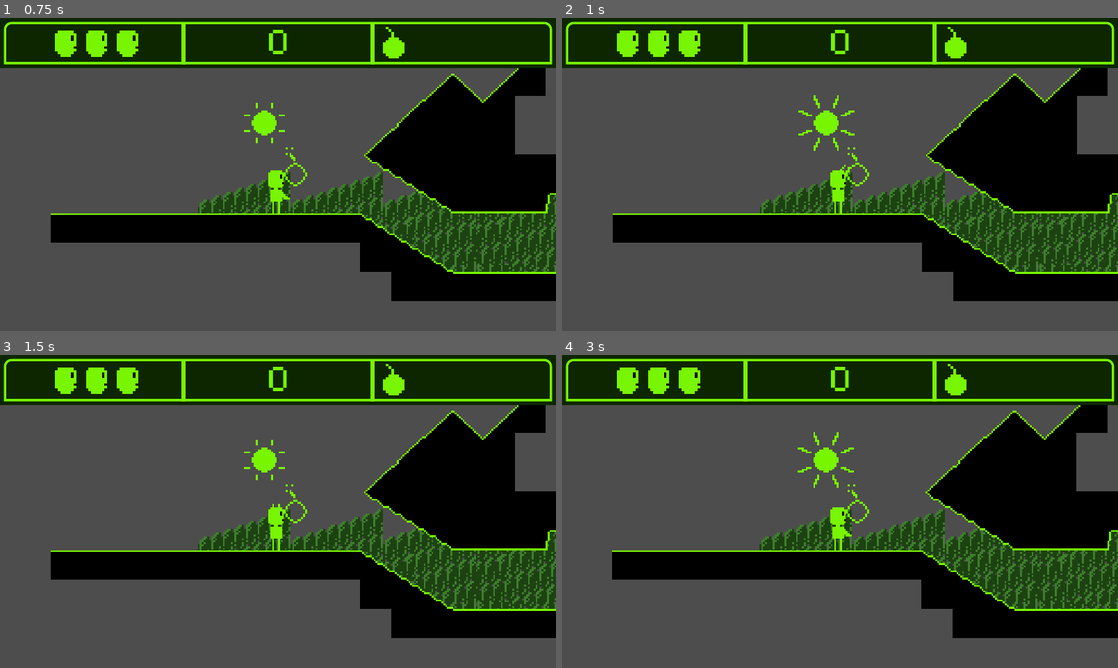
Above: before the commit, frames 1-4 (two rows, left to right).
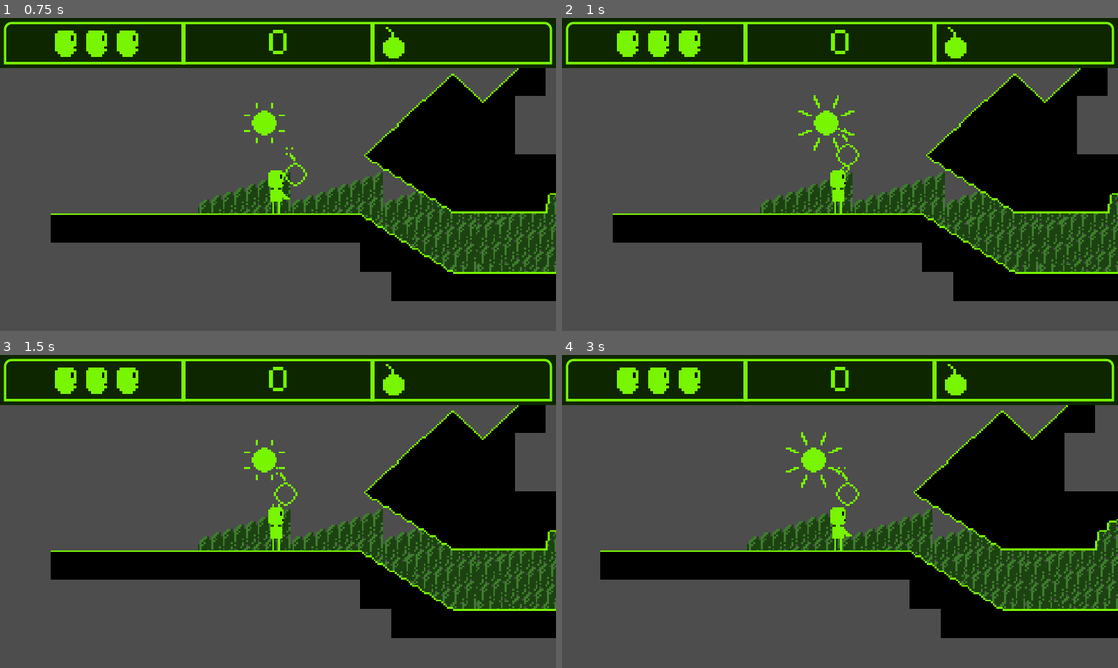
Above: after the commit, the same moments.

Repository: dev-joaovitor/guardians-of-sunshine
Game: Godot game, scene res://scenes/game.tscn
Same seed, same stepped clock (60 frames per second), same inputs: the game is played once before the commit and once after it.
Inputs:
- Up to frame 1 (0.75 s): tap Enter (start) at 0.5 s; hold Right (move_right) from 0.53 s (still down); tap T (throw) at 0.6 s
- Up to frame 2 (1 s): keep holding Right (move_right); tap Up (jump) at 0.77 s
- Up to frame 3 (1.5 s): keep holding Right (move_right); tap P (attack) at 1.35 s
- Up to frame 4 (3 s): tap Up (jump) at 1.52 s; tap T (throw) at 1.55, 2.3, 2.85 s; release Right (move_right) at 2.03 s; hold Left (move_left) 2.03-2.78 s; tap Enter (start) at 2.1 s; hold Right (move_right) from 2.78 s (still down)

Frame 1 is identical in both runs. In frame 2, 0.1% of the frame differs, in the area x 49-56%, y 35-54%; in frame 3, 0.2%; in frame 4, 7.6%, in the area x 6-100%, y 16-91%.

Commit message:
chore: bomba `being throwed` animation

Diff:
--- a/scenes/game.tscn
+++ b/scenes/game.tscn
@@ -126,6 +126,43 @@
 a = Vector2(0, -26)
 b = Vector2(0, 16)
 
+[sub_resource type="Animation" id="Animation_vtvo3"]
+resource_name = "being_throwed"
+length = 5.0
+tracks/0/type = "value"
+tracks/0/imported = false
+tracks/0/enabled = true
+tracks/0/path = NodePath(".:position")
+tracks/0/interp = 0
+tracks/0/loop_wrap = true
+tracks/0/keys = {
+"times": PackedFloat32Array(0, 0.2, 0.4, 0.566667, 0.7, 4.86667),
+"transitions": PackedFloat32Array(1, 1, 1, 1, 1, 1),
+"update": 0,
+"values": [Vector2(10, -9), Vector2(5, -19), Vector2(0, -18), Vector2(1, -18), Vector2(5, -18), Vector2(5, -18)]
+}
+
+[sub_resource type="Animation" id="Animation_m3pi4"]
+length = 0.001
+tracks/0/type = "value"
+tracks/0/imported = false
+tracks/0/enabled = true
+tracks/0/path = NodePath(".:position")
+tracks/0/interp = 1
+tracks/0/loop_wrap = true
+tracks/0/keys = {
+"times": PackedFloat32Array(0),
+"transitions": PackedFloat32Array(1),
+"update": 0,
+"values": [Vector2(10, -9)]
+}
+
+[sub_resource type="AnimationLibrary" id="AnimationLibrary_jvpd6"]
+_data = {
+"RESET": SubResource("Animation_m3pi4"),
+"being_throwed": SubResource("Animation_vtvo3")
+}
+
 [sub_resource type="CapsuleShape2D" id="CapsuleShape2D_58qbs"]
 radius = 6.0
 height = 14.0
@@ -137,6 +174,21 @@
 [sub_resource type="CapsuleShape2D" id="CapsuleShape2D_tx2pl"]
 height = 49.9734
 
+[sub_resource type="Animation" id="Animation_cth32"]
+length = 0.001
+tracks/0/type = "value"
+tracks/0/imported = false
+tracks/0/enabled = true
+tracks/0/path = NodePath(".:position")
+tracks/0/interp = 1
+tracks/0/loop_wrap = true
+tracks/0/keys = {
+"times": PackedFloat32Array(0),
+"transitions": PackedFloat32Array(1),
+"update": 0,
+"values": [Vector2(0, 0)]
+}
+
 [sub_resource type="Animation" id="Animation_ru70h"]
 resource_name = "dropping"
 loop_mode = 1
@@ -151,21 +203,6 @@
 "transitions": PackedFloat32Array(1, 1, 1, 1, 1, 1, 1, 1, 1),
 "update": 0,
 "values": [Vector2(1412, 55), Vector2(1412, 68), Vector2(1412, 93), Vector2(1412, 116), Vector2(1412, 56), Vector2(1412, 72), Vector2(1412, 93), Vector2(1412, 116), Vector2(1412, 56)]
-}
-
-[sub_resource type="Animation" id="Animation_cth32"]
-length = 0.001
-tracks/0/type = "value"
-tracks/0/imported = false
-tracks/0/enabled = true
-tracks/0/path = NodePath(".:position")
-tracks/0/interp = 1
-tracks/0/loop_wrap = true
-tracks/0/keys = {
-"times": PackedFloat32Array(0),
-"transitions": PackedFloat32Array(1),
-"update": 0,
-"values": [Vector2(0, 0)]
 }
 
 [sub_resource type="AnimationLibrary" id="AnimationLibrary_tg66e"]
@@ -174,6 +211,21 @@
 "dropping": SubResource("Animation_ru70h")
 }
 
+[sub_resource type="Animation" id="Animation_1mlbr"]
+length = 0.001
+tracks/0/type = "value"
+tracks/0/imported = false
+tracks/0/enabled = true
+tracks/0/path = NodePath(".:position")
+tracks/0/interp = 1
+tracks/0/loop_wrap = true
+tracks/0/keys = {
+"times": PackedFloat32Array(0),
+"transitions": PackedFloat32Array(1),
+"update": 0,
+"values": [Vector2(1412, 55)]
+}
+
 [sub_resource type="Animation" id="Animation_62ue4"]
 resource_name = "dropping"
 loop_mode = 1
@@ -188,21 +240,6 @@
 "transitions": PackedFloat32Array(1, 1, 1, 1, 1, 1, 1, 1, 1),
 "update": 0,
 "values": [Vector2(1426, 55), Vector2(1426, 68), Vector2(1426, 93), Vector2(1426, 116), Vector2(1426, 56), Vector2(1426, 72), Vector2(1426, 93), Vector2(1426, 116), Vector2(1426, 56)]
-}
-
-[sub_resource type="Animation" id="Animation_1mlbr"]
-length = 0.001
-tracks/0/type = "value"
-tracks/0/imported = false
-tracks/0/enabled = true
-tracks/0/path = NodePath(".:position")
-tracks/0/interp = 1
-tracks/0/loop_wrap = true
-tracks/0/keys = {
-"times": PackedFloat32Array(0),
-"transitions": PackedFloat32Array(1),
-"update": 0,
-"values": [Vector2(1412, 55)]
 }
 
 [sub_resource type="AnimationLibrary" id="AnimationLibrary_dy3m3"]
@@ -211,6 +248,21 @@
 "dropping": SubResource("Animation_62ue4")
 }
 
+[sub_resource type="Animation" id="Animation_hphbe"]
+length = 0.001
+tracks/0/type = "value"
+tracks/0/imported = false
+tracks/0/enabled = true
+tracks/0/path = NodePath(".:position")
+tracks/0/interp = 1
+tracks/0/loop_wrap = true
+tracks/0/keys = {
+"times": PackedFloat32Array(0),
+"transitions": PackedFloat32Array(1),
+"update": 0,
+"values": [Vector2(1412, 55)]
+}
+
 [sub_resource type="Animation" id="Animation_68vsl"]
 resource_name = "dropping"
 loop_mode = 1
@@ -225,21 +277,6 @@
 "transitions": PackedFloat32Array(1, 1, 1, 1, 1, 1, 1),
 "update": 0,
 "values": [Vector2(1426, 55), Vector2(1426, 68), Vector2(1426, 93), Vector2(1426, 56), Vector2(1426, 72), Vector2(1426, 116), Vector2(1426, 56)]
-}
-
-[sub_resource type="Animation" id="Animation_hphbe"]
-length = 0.001
-tracks/0/type = "value"
-tracks/0/imported = false
-tracks/0/enabled = true
-tracks/0/path = NodePath(".:position")
-tracks/0/interp = 1
-tracks/0/loop_wrap = true
-tracks/0/keys = {
-"times": PackedFloat32Array(0),
-"transitions": PackedFloat32Array(1),
-"update": 0,
-"values": [Vector2(1412, 55)]
 }
 
 [sub_resource type="AnimationLibrary" id="AnimationLibrary_42wab"]
@@ -298,7 +335,13 @@
 limit_bottom = 300
 
 [node name="Bomba" parent="Player" instance=ExtResource("7_tq1t4")]
+visible = false
 position = Vector2(10, -9)
+
+[node name="AnimationPlayer" type="AnimationPlayer" parent="Player/Bomba"]
+libraries = {
+"": SubResource("AnimationLibrary_jvpd6")
+}
 
 [node name="Bouncy Bee" parent="." instance=ExtResource("5_uv1xh")]
 position = Vector2(815, 110)
--- a/scenes/player.tscn
+++ b/scenes/player.tscn
@@ -108,13 +108,13 @@
 atlas = ExtResource("6_6ouwr")
 region = Rect2(160, 0, 32, 32)
 
+[sub_resource type="AtlasTexture" id="AtlasTexture_qti3g"]
+atlas = ExtResource("6_6ouwr")
+region = Rect2(192, 0, 32, 32)
+
 [sub_resource type="AtlasTexture" id="AtlasTexture_qx34o"]
 atlas = ExtResource("6_6ouwr")
 region = Rect2(224, 0, 32, 32)
-
-[sub_resource type="AtlasTexture" id="AtlasTexture_qti3g"]
-atlas = ExtResource("6_6ouwr")
-region = Rect2(192, 0, 32, 32)
 
 [sub_resource type="AtlasTexture" id="AtlasTexture_doj3v"]
 atlas = ExtResource("6_6ouwr")
@@ -257,10 +257,10 @@
 "texture": SubResource("AtlasTexture_wehsc")
 }, {
 "duration": 1.0,
+"texture": SubResource("AtlasTexture_qti3g")
+}, {
+"duration": 1.0,
 "texture": SubResource("AtlasTexture_qx34o")
-}, {
-"duration": 1.0,
-"texture": SubResource("AtlasTexture_qti3g")
 }, {
 "duration": 1.0,
 "texture": SubResource("AtlasTexture_doj3v")
@@ -314,7 +314,6 @@
 sprite_frames = SubResource("SpriteFrames_fyufw")
 animation = &"throwing"
 autoplay = "dancing"
-frame = 1
 
 [node name="CollisionShape2D" type="CollisionShape2D" parent="."]
 shape = SubResource("RectangleShape2D_nc7ih")
--- a/scripts/player.gd
+++ b/scripts/player.gd
@@ -8,6 +8,7 @@
 
 @onready var animated_sprite: AnimatedSprite2D = $AnimatedSprite2D
 @onready var dancing_timer: Timer = $DancingTimer
+@onready var bomba: StaticBody2D = $Bomba
 
 var initial_position: Vector2
 var is_punching: bool = false
@@ -45,6 +46,9 @@
 
 	if is_throwing and not is_punching:
 		velocity.x = 0
+
+		bomba.show()
+		bomba.get_node("AnimationPlayer").play("being_throwed")
 
 		animated_sprite.play("throwing")
 
Not shown: 2 places in scenes/game.tscn that only renumber resources
